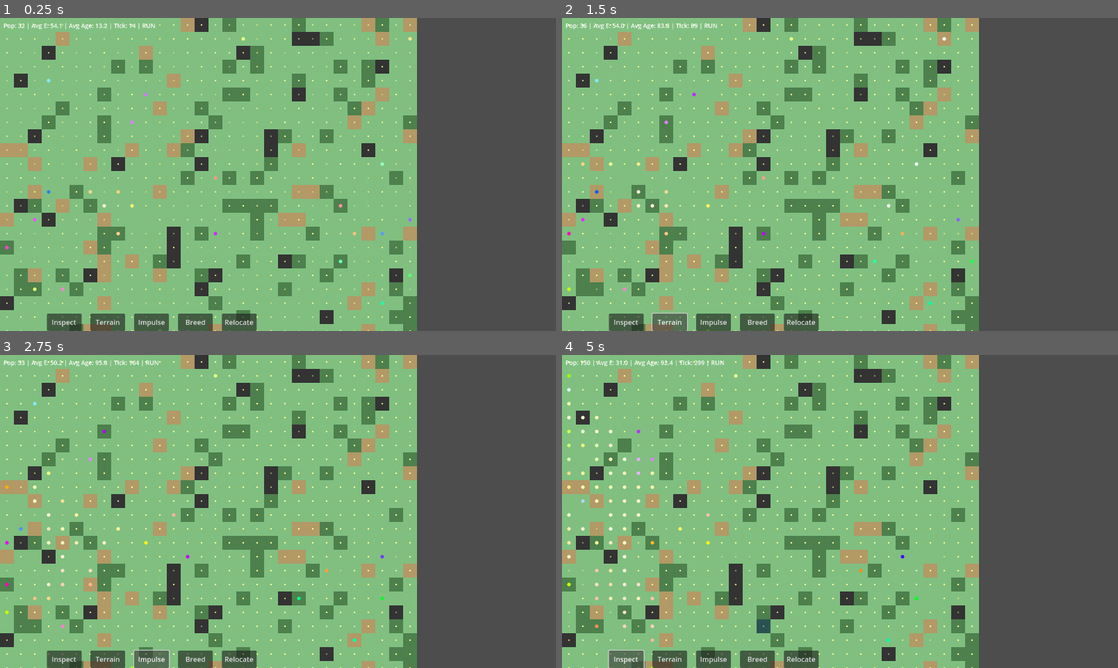
Above: before the commit, frames 1-4 (two rows, left to right).
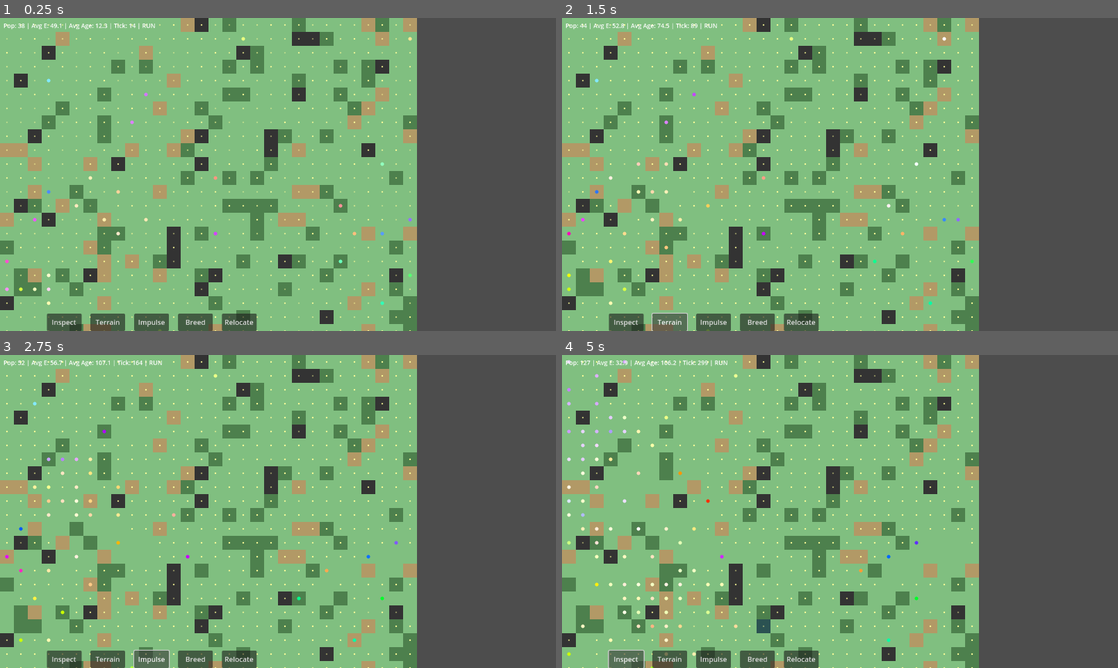
Above: after the commit, the same moments.

Repository: lavich/EvoCraft
Game: Godot game, scene res://main.tscn
The game is run twice, just before and just after one commit, with the same random seed, the same clock (stepped at 60 frames per second) and the same inputs.
Inputs:
- Up to frame 1 (0.25 s): no input
- Up to frame 2 (1.5 s): click "Inspect" at 0.5 s; click "Terrain" at 1.25 s
- Up to frame 3 (2.75 s): click "Impulse" at 2 s
- Up to frame 4 (5 s): click "Breed" at 2.75 s; click "Relocate" at 3.5 s; click "Inspect" at 4.25 s

The runs differ from the first frame. In frame 1, 0.2% of the frame differs, in the area x 0-67%, y 1-100%; in frame 2, 0.3%; in frame 3, 0.5%; in frame 4, 1.0%, in the area x 0-74%, y 1-100%.

Commit message:
optimize perf: spatial bucketing, 30fps redraw, squared distance; regen_delay 300 ticks on full depletion

Diff:
--- a/main.gd
+++ b/main.gd
@@ -13,6 +13,7 @@
 var drag_start := Vector2.ZERO
 var current_tool := Tool.POINTER
 var relocate_target = null
+var _redraw_frame := 0
 
 const TILE_PX := 32
 const AGENT_RADIUS := 4
@@ -25,7 +26,9 @@
 	$HUD/ToolPalette/RelocateBtn.pressed.connect(func(): current_tool = Tool.RELOCATE; hide_popup(); relocate_target = null)
 
 func _process(_delta: float) -> void:
-	queue_redraw()
+	_redraw_frame += 1
+	if _redraw_frame % 2 == 0:
+		queue_redraw()
 	update_hud()
 
 func _draw() -> void:
--- a/simulation/simulation.gd
+++ b/simulation/simulation.gd
@@ -25,6 +25,10 @@
 var tick_count := 0
 var running := true
 var next_id := 0
+
+var _agent_buckets: Dictionary
+const BUCKET_SIZE := 5
+const SENSOR_RANGE := 8
 
 const TILE_COLORS := {
 	TileType.RAVNINA: Color(0.5, 0.75, 0.5),
@@ -69,6 +73,7 @@
 				type = t,
 				fragments = randi() % 4 + 1,
 				regen_boost = 0.0,
+				regen_delay = 0,
 			})
 	agents = []
 	for i in 30:
@@ -105,6 +110,9 @@
 		for y in grid_size:
 			var cell = grid[x][y]
 			if cell.type == TileType.RAZLOM: continue
+			if cell.regen_delay > 0:
+				cell.regen_delay -= 1
+				continue
 			var rate = FRAGMENT_REGEN_BASE + cell.regen_boost
 			if cell.type == TileType.TRYASINA: rate *= 2
 			if randf() < rate:
@@ -113,6 +121,7 @@
 				cell.regen_boost = max(0.0, cell.regen_boost - 0.05)
 
 func process_agents() -> void:
+	_rebuild_buckets()
 	for a in agents:
 		if a.energy <= 0 or a.health <= 0: continue
 		a.age += 1
@@ -158,24 +167,24 @@
 		5: do_evade(a)
 
 func sense_nearest_fragment(a: AgentData) -> float:
-	var best := 999.0
+	var best_dist_sq := 999.0
 	for dx in range(-3, 4):
 		for dy in range(-3, 4):
 			var nx = a.x + dx; var ny = a.y + dy
 			if nx < 0 or nx >= grid_size or ny < 0 or ny >= grid_size: continue
 			if grid[nx][ny].fragments > 0:
-				var d = sqrt(dx*dx + dy*dy)
-				if d < best: best = d
-	return best
+				var d_sq = dx*dx + dy*dy
+				if d_sq < best_dist_sq: best_dist_sq = d_sq
+	return sqrt(best_dist_sq)
 
 func sense_nearest_agent(a: AgentData) -> float:
-	var best := 999.0
-	for other in agents:
+	var best_sq := SENSOR_RANGE * SENSOR_RANGE
+	for other in _nearby_agents(a.x, a.y, SENSOR_RANGE):
 		if other.id == a.id: continue
-		if other.energy <= 0: continue
-		var d = sqrt(pow(other.x - a.x, 2) + pow(other.y - a.y, 2))
-		if d < best: best = d
-	return best
+		var dx = other.x - a.x; var dy = other.y - a.y
+		var d_sq = dx*dx + dy*dy
+		if d_sq < best_sq: best_sq = d_sq
+	return sqrt(best_sq)
 
 func do_move(a: AgentData) -> void:
 	var best_dir = Vector2i(0, 0)
@@ -217,6 +226,8 @@
 		var amount = ENERGY_PER_FRAGMENT * eff
 		a.energy = min(a.energy + amount, a.max_energy)
 		cell.fragments -= 1
+		if cell.fragments == 0:
+			cell.regen_delay = 300
 
 func do_idle(a: AgentData) -> void:
 	a.energy -= IDLE_COST
@@ -225,14 +236,13 @@
 	if a.cooldown > 0: return
 	var partner: AgentData = null
 	var repro_threshold = REPRODUCE_COST / max(a.breeding_boost, 0.1)
-	for other in agents:
-		if other.id == a.id: continue
-		if other.energy <= 0: continue
-		var d = sqrt(pow(other.x - a.x, 2) + pow(other.y - a.y, 2))
-		if d < 2.0 and other.energy > repro_threshold:
+	for other in _nearby_agents(a.x, a.y, 2):
+		if other.id == a.id or other.energy <= 0: continue
+		if other.energy > repro_threshold:
 			partner = other; break
 	if partner == null: return
 
+	if agents.size() >= 150: return
 	var child = AgentData.new()
 	child.id = next_id; next_id += 1
 	child.x = a.x + randi() % 3 - 1
@@ -254,11 +264,10 @@
 	partner.cooldown = COOLDOWN_TICKS
 
 func do_attack(a: AgentData) -> void:
-	for other in agents:
-		if other.id == a.id: continue
-		if other.energy <= 0: continue
-		var d = sqrt(pow(other.x - a.x, 2) + pow(other.y - a.y, 2))
-		if d < 1.5:
+	for other in _nearby_agents(a.x, a.y, 2):
+		if other.id == a.id or other.energy <= 0: continue
+		var dx = other.x - a.x; var dy = other.y - a.y
+		if dx*dx + dy*dy < 2.25:
 			other.health -= 20.0
 			a.energy -= ATTACK_COST
 			return
@@ -271,14 +280,42 @@
 		if nx < 0 or nx >= grid_size or ny < 0 or ny >= grid_size: continue
 		if grid[nx][ny].type == TileType.RAZLOM: continue
 		var danger := false
-		for other in agents:
-			if other.id == a.id: continue
-			if other.energy <= 0: continue
-			if abs(other.x - nx) <= 1 and abs(other.y - ny) <= 1: danger = true; break
+		for other in _nearby_agents(nx, ny, 1):
+			if other.id == a.id or other.energy <= 0: continue
+			danger = true; break
 		if not danger:
 			a.x = nx; a.y = ny
 			a.energy -= EVADE_COST
 			return
+
+func _bucket_key(x: int, y: int) -> Vector2i:
+	return Vector2i(x / BUCKET_SIZE, y / BUCKET_SIZE)
+
+func _rebuild_buckets() -> void:
+	_agent_buckets.clear()
+	for a in agents:
+		if a.energy <= 0: continue
+		var bk = _bucket_key(a.x, a.y)
+		if not _agent_buckets.has(bk):
+			_agent_buckets[bk] = []
+		_agent_buckets[bk].append(a)
+
+func _nearby_agents(x: int, y: int, radius: int) -> Array[AgentData]:
+	var result: Array[AgentData] = []
+	var min_bx = max(0, x - radius) / BUCKET_SIZE
+	var max_bx = min(grid_size - 1, x + radius) / BUCKET_SIZE
+	var min_by = max(0, y - radius) / BUCKET_SIZE
+	var max_by = min(grid_size - 1, y + radius) / BUCKET_SIZE
+	for bx in range(min_bx, max_bx + 1):
+		for by in range(min_by, max_by + 1):
+			var bk = Vector2i(bx, by)
+			var bucket = _agent_buckets.get(bk)
+			if bucket == null: continue
+			for a in bucket:
+				var dx = a.x - x; var dy = a.y - y
+				if dx*dx + dy*dy <= radius*radius:
+					result.append(a)
+	return result
 
 func cleanup_dead() -> void:
 	var alive: Array[AgentData] = []
--- a/test/unit/test_simulation.gd
+++ b/test/unit/test_simulation.gd
@@ -5,7 +5,7 @@
 	sim.init_world()
 	assert(sim.grid.size() == 30, "grid width 30")
 	assert(sim.grid[0].size() == 30, "grid height 30")
-	assert(sim.agents.size() == 12, "12 agents spawned")
+	assert(sim.agents.size() == 30, "30 agents spawned")
 
 func test_fragment_regen() -> void:
 	var sim = preload("res://simulation/simulation.gd").new()
